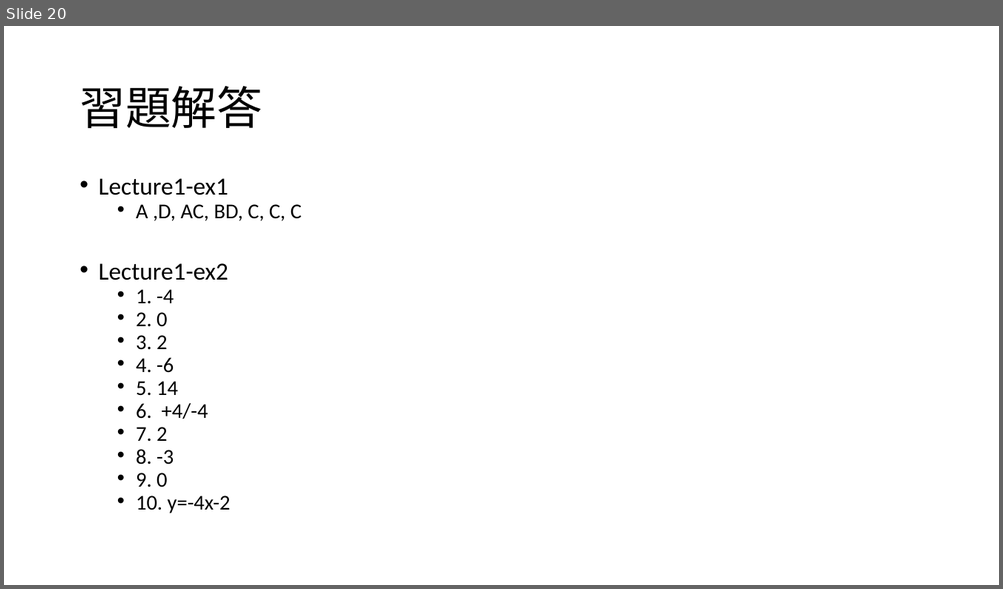
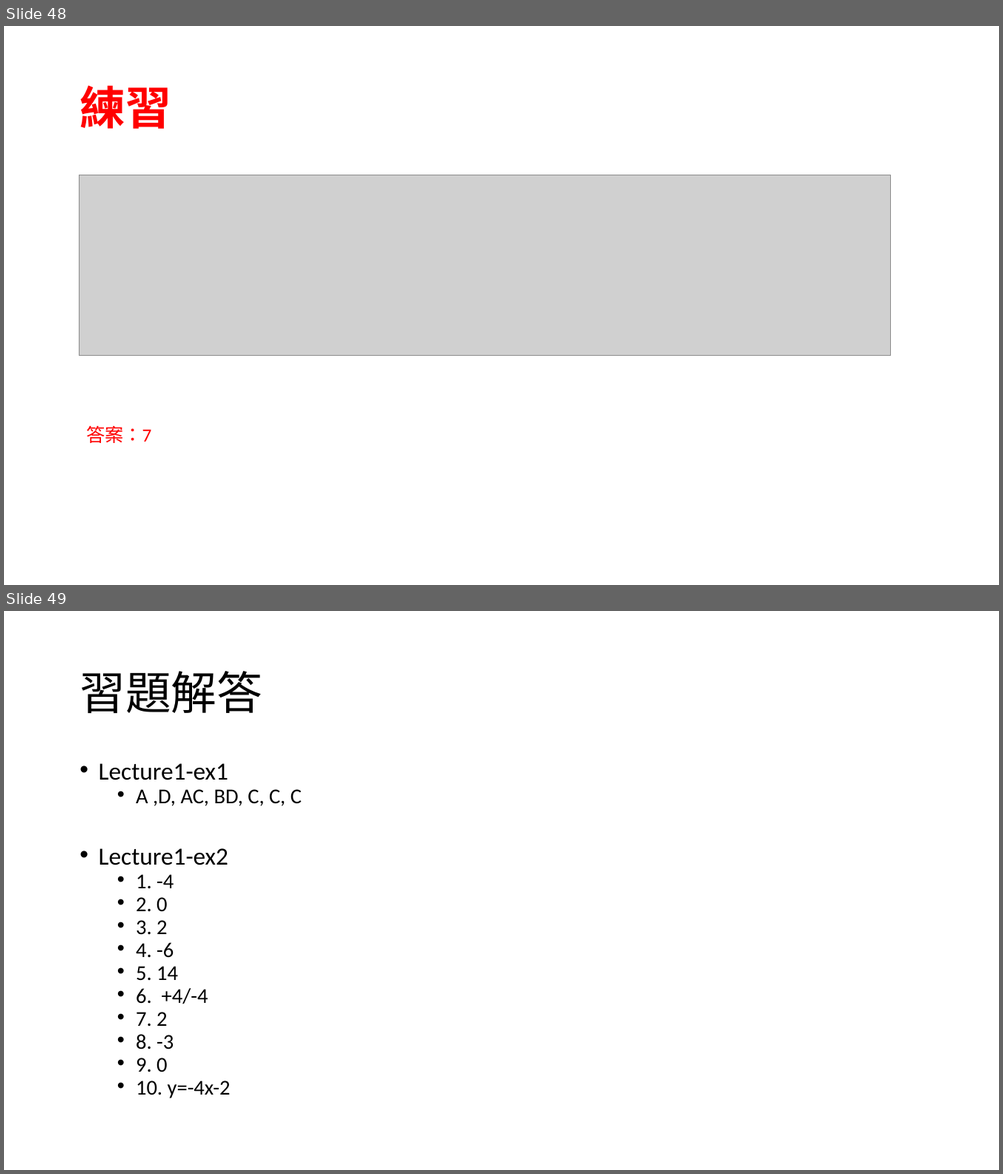
Before and after one commit to yychiang/110-2-VNU-Curriculum, a slide deck: 深度學習/深度學習數學基礎-1.pptx. Shown one above the other, each under a label of ours: slide 20 before the commit, slides 48 and 49 after it. The pictures are 1003x589 and 1003x1174 pixels, drawn with LibreOffice and Linux fonts; fonts in the diff are those of the drawing; grey boxes stand for pictures. Boxes give left, top, right and bottom in pixels: in the first picture for what was removed or moved away, otherwise in the second. Text is boxed around its words. In the diff, an @@ line names an element or a change of style, - is before the commit and + after.

```diff
--- a/深度學習/深度學習數學基礎-1.pptx
+++ b/深度學習/深度學習數學基礎-1.pptx
@@ slide 48 added at <box>4,26,999,585</box>, background #FFFFFF @@
@@ title added at <box>79,85,170,129</box>, 44 pt, text #FF0000, bold @@
+練習
@@ picture added at <box>79,175,891,357</box> @@
@@ text added at <box>86,426,151,443</box>, 18 pt, text #FF0000 @@
+答案：7
@@ what was slide 20 is now slide 49 @@
```
Also in this commit, not shown: 28 other slides added.
